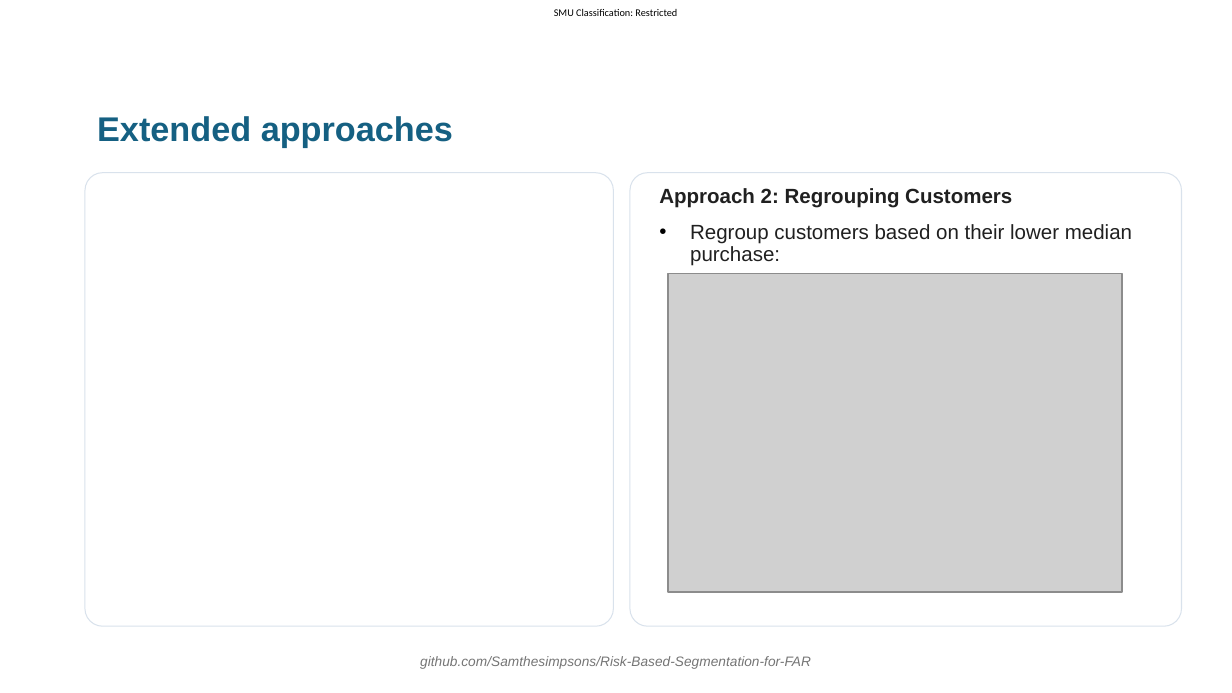
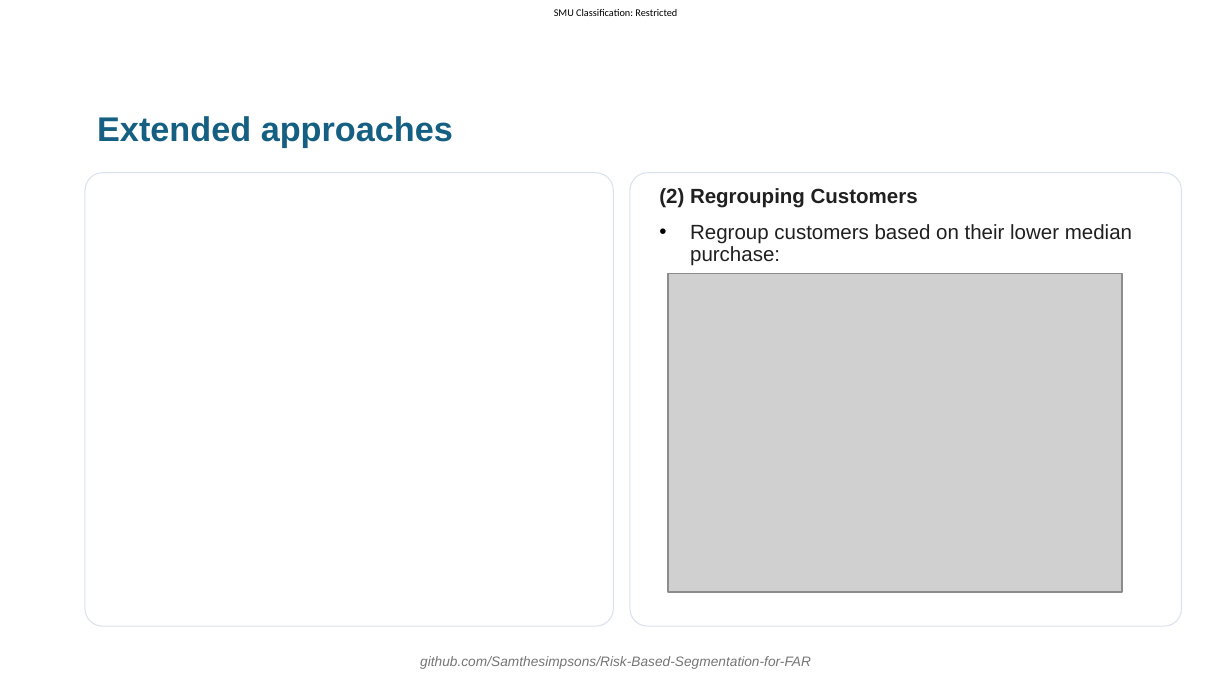
Before and after one commit to Samthesimpsons/Risk-Based-Segmentation-for-FAR, a slide deck: slide 18 of thesis/slides_draft_3/slides.pptx. Drawn at 1232x693 pixels with LibreOffice and Linux fonts; fonts in the diff are those of the drawing; grey boxes stand for pictures; background and template pictures are left out. Boxes give left, top, right and bottom in pixels: in the first picture for what was removed or moved away, otherwise in the second. Text is boxed around its words. In the diff, an @@ line names an element or a change of style, - is before the commit and + after.

```diff
--- a/thesis/slides_draft_3/slides.pptx
+++ b/thesis/slides_draft_3/slides.pptx
@@ text at [659, 188, 918, 208]: text changed @@
-Approach 2: Regrouping Customers
+(2) Regrouping Customers
```
Also in this commit, not shown: 3 other slides changed.
